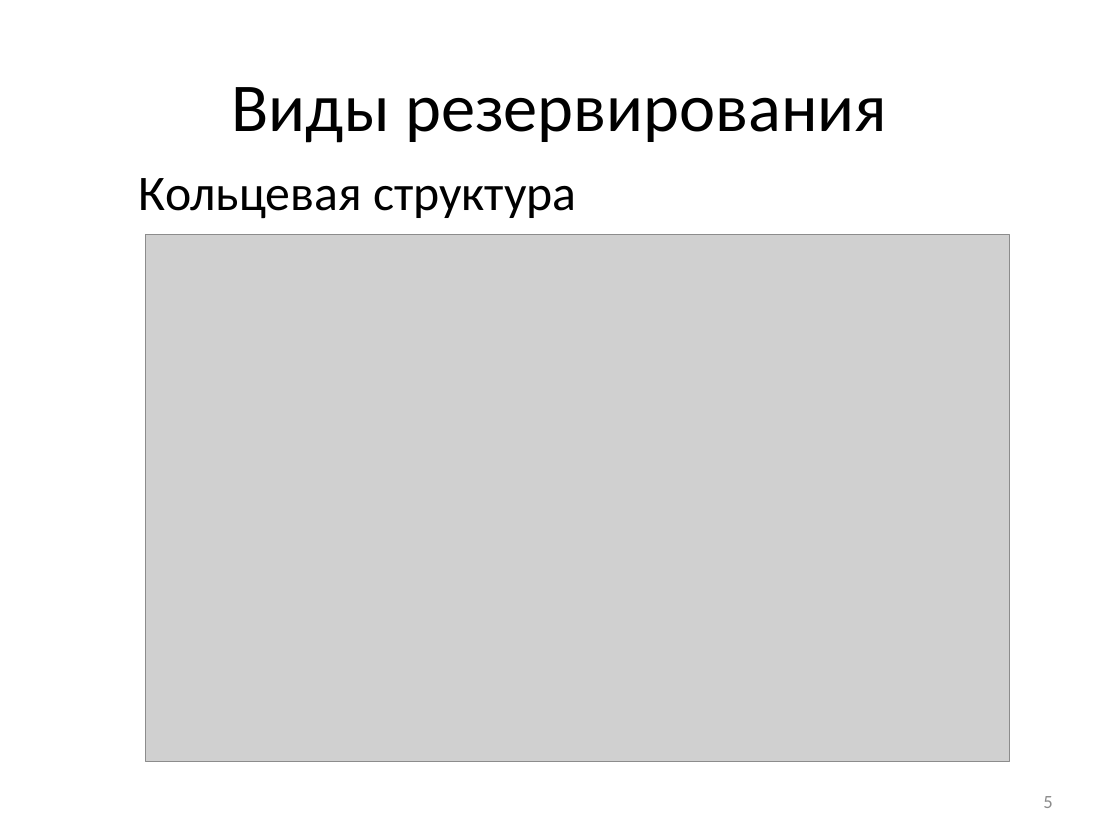
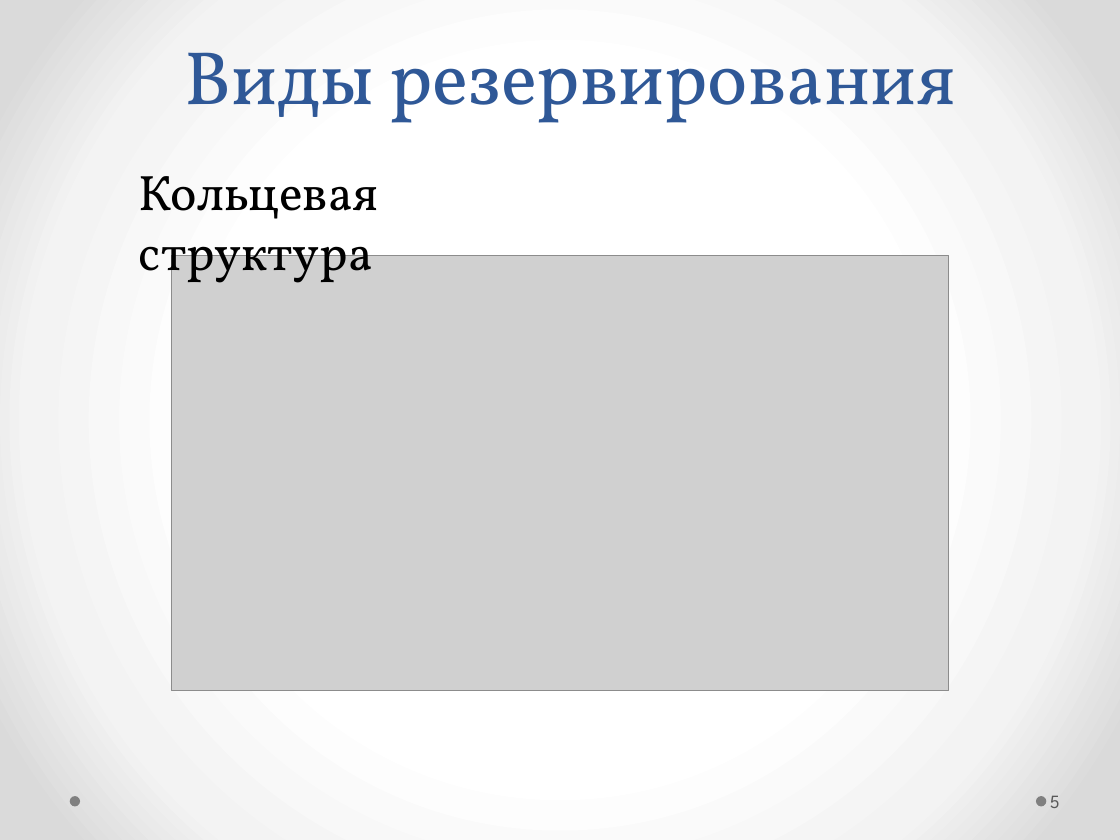
Before and after one commit to Morgan163/diplom, a slide deck: slide 5 of Автоматизированная система моделирования волоконно-оптических датчиков со структурным резервированием.pptx. Drawn at 1120x840 pixels with LibreOffice and Linux fonts; fonts in the diff are those of the drawing; grey boxes stand for pictures. Boxes give left, top, right and bottom in pixels: in the first picture for what was removed or moved away, otherwise in the second. Text is boxed around its words. In the diff, an @@ line names an element or a change of style, - is before the commit and + after.

```diff
--- a/Автоматизированная система моделирования волоконно-оптических датчиков со структурным резервированием.pptx
+++ b/Автоматизированная система моделирования волоконно-оптических датчиков со структурным резервированием.pptx
@@ background #FFFFFF to gradient #FFFFFF to #F4F4F4 to #DADADA @@
@@ title "Виды резервирования" moved from (x1=232, y1=87, x2=887, y2=143) to (x1=185, y1=52, x2=956, y2=123) @@
@@ title "Виды резервирования" at (x1=185, y1=52, x2=956, y2=123): size 44 to 48.6 pt, font Calibri to Vollkorn, text colour #000000 to #2F5897; line spacing 1 to 58pt; vertical alignment middle to bottom @@
@@ text "Кольцевая структура" at (x1=139, y1=176, x2=379, y2=293): font Calibri to Vollkorn @@
@@ picture resized from (x1=146, y1=235, x2=1010, y2=762) to (x1=171, y1=255, x2=949, y2=691) @@
@@ page number moved from (x1=1043, y1=796, x2=1052, y2=808) to (x1=1050, y1=796, x2=1060, y2=808) @@
@@ page number at (x1=1050, y1=796, x2=1060, y2=808): font Calibri to League Spartan, text colour #8C8C8C to #595959; alignment right to left @@
@@ ellipse added at (x1=69, y1=796, x2=80, y2=806), fill #808080 @@
@@ ellipse added at (x1=1036, y1=796, x2=1046, y2=806), fill #808080 @@
```
Also in this commit, not shown: 8 other slides changed, 9 slides added, 9 other files.
